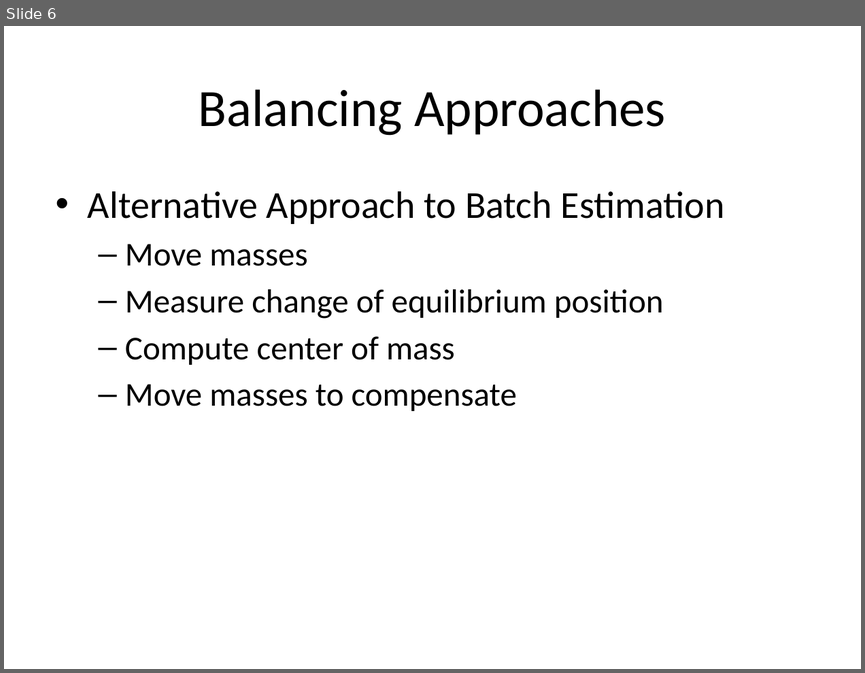
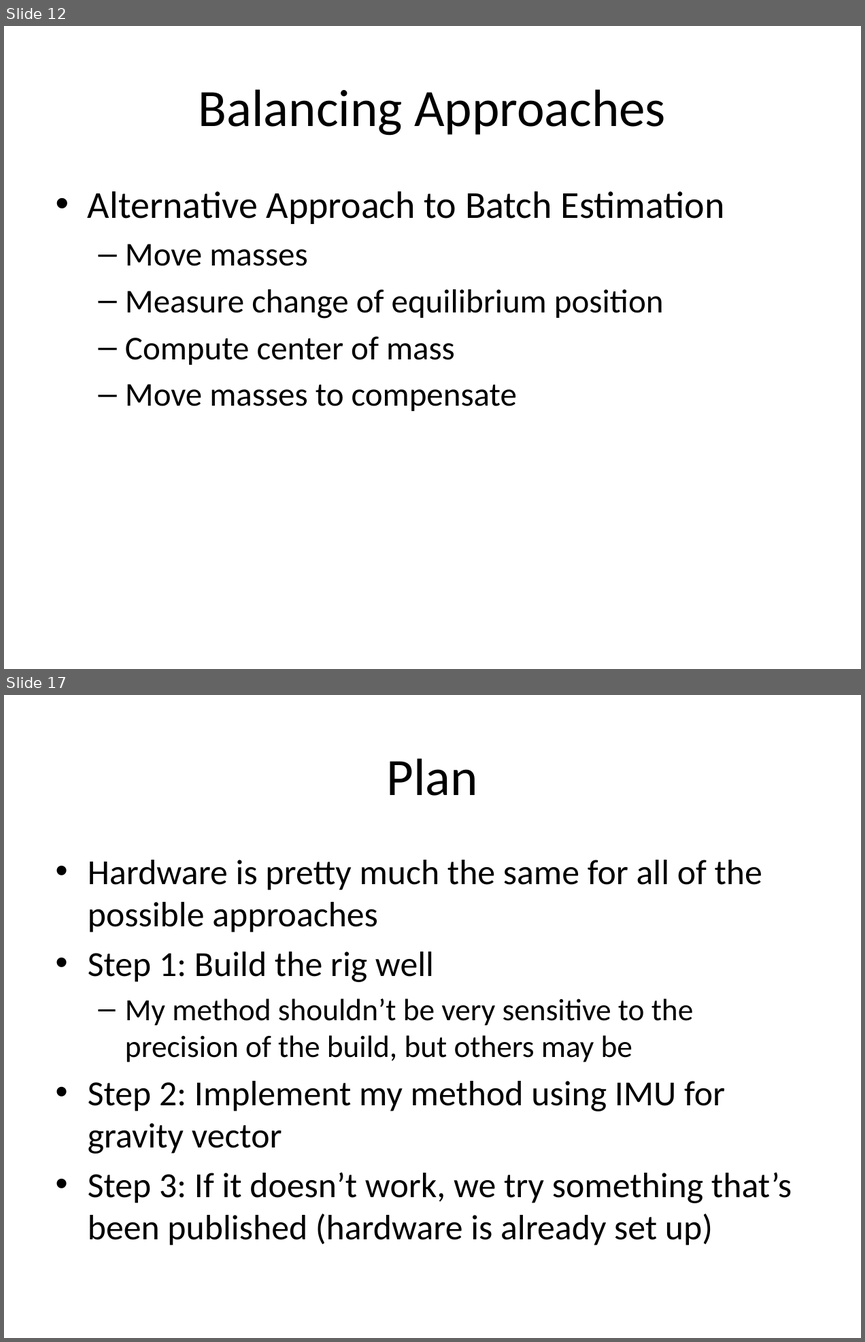
Before and after one commit to drivkin/Autobalance, a slide deck: presentations/balancer pres 1.pptx. Shown one above the other, each under a label of ours: slide 6 before the commit, slides 12 and 17 after it; the slides between them are not shown. The pictures are 865x673 and 865x1342 pixels, drawn with LibreOffice and Linux fonts; fonts in the diff are those of the drawing. Boxes give left, top, right and bottom in pixels: in the first picture for what was removed or moved away, otherwise in the second. Text is boxed around its words. In the diff, an @@ line names an element or a change of style, - is before the commit and + after.

```diff
--- a/presentations/balancer pres 1.pptx
+++ b/presentations/balancer pres 1.pptx
@@ slide 17 added at box(4, 695, 861, 1338), background #FFFFFF @@
@@ title added at box(387, 758, 479, 796), 44 pt, text #000000 @@
+Plan
@@ text added at box(88, 860, 791, 1245), 29.6 pt, text #000000 @@
+• Hardware is pretty much the same for all of the possible approaches
+• Step 1: Build the rig well
+  – My method shouldn’t be very sensitive to the precision of the build, but others may be
+• Step 2: Implement my method using IMU for gravity vector
+• Step 3: If it doesn’t work, we try something that’s been published (hardware is already set up)
@@ what was slide 6 is now slide 12 @@
```
Also in this commit, not shown: 4 slides changed, 12 other slides added, 1 slide removed, 12 other files.
